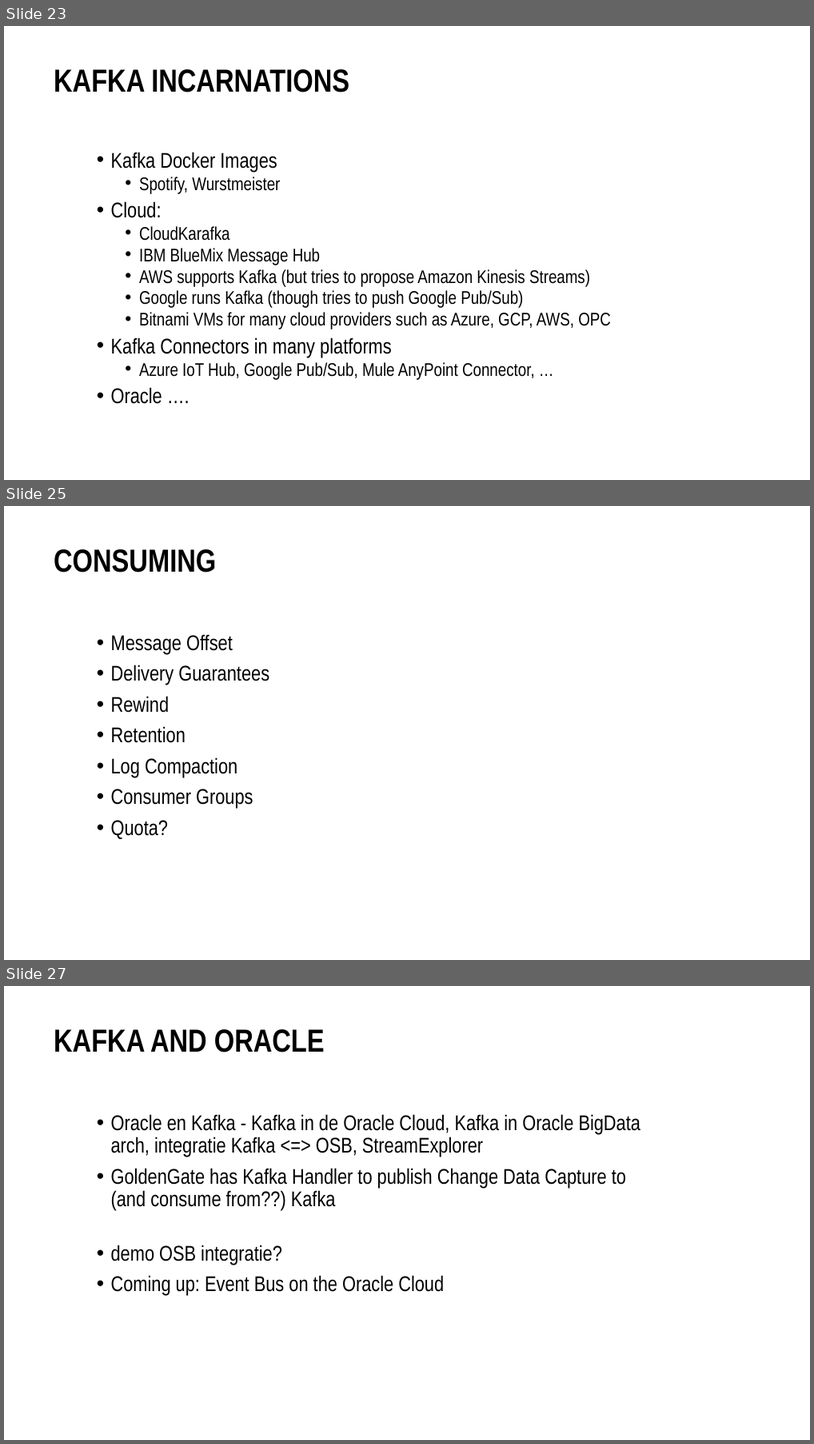
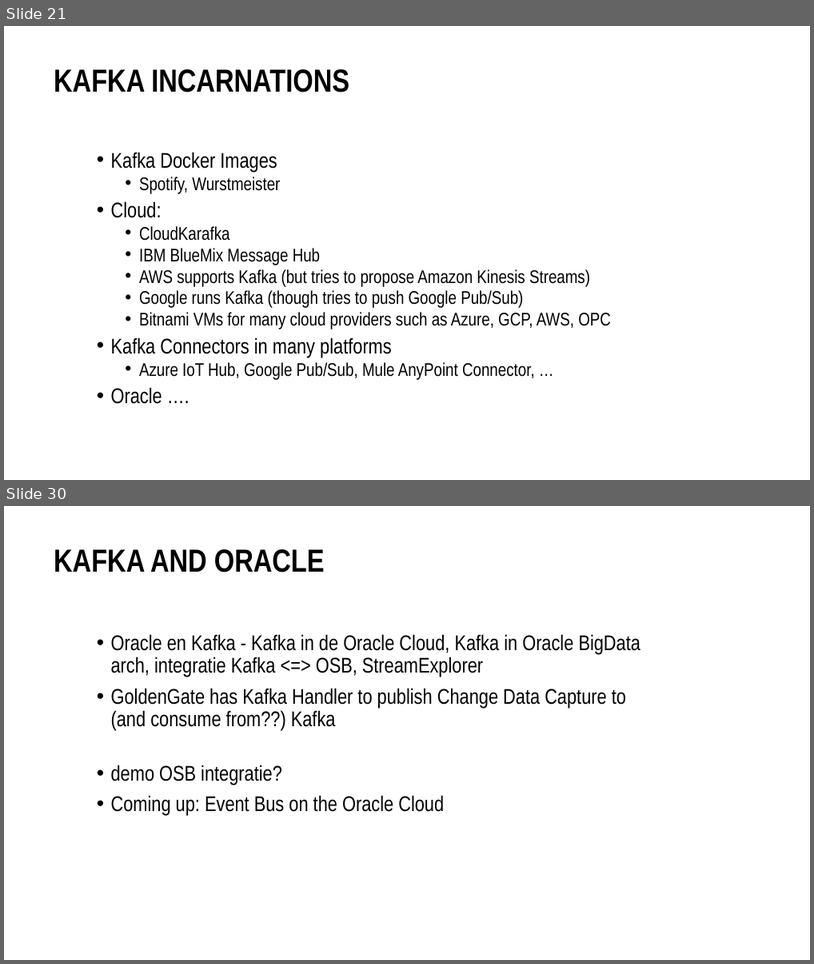
Before and after one commit to MaartenSmeets/kafka-workshop, a slide deck: Kafka_SIG_09feb2017.pptx. Shown one above the other, each under a label of ours: slides 23, 25 and 27 before the commit, slides 21 and 30 after it; the slides between them are not shown. The pictures are 814x1444 and 814x964 pixels, drawn with LibreOffice and Linux fonts; fonts in the diff are those of the drawing; background and template pictures are left out. Boxes give left, top, right and bottom in pixels: in the first picture for what was removed or moved away, otherwise in the second. Text is boxed around its words. In the diff, an @@ line names an element or a change of style, - is before the commit and + after.

Commit message:
Adding slides on under the hood details (consuming, producing, partitioning, cluster).
TODO:
ecosystem - connect, streams, confluent
some architecture

```diff
--- a/Kafka_SIG_09feb2017.pptx
+++ b/Kafka_SIG_09feb2017.pptx
@@ slide 25 removed at (4,506,810,960), background #FFFFFF @@
@@ title removed at (54,549,216,572) @@
-CONSUMING
@@ text removed at (111,634,270,839) @@
-• Message Offset
-• Delivery Guarantees
-• Rewind
-• Retention
-• Log Compaction
-• Consumer Groups
-• Quota?
@@ what was slide 23 is now slide 21 @@
@@ what was slide 27 is now slide 30 @@
```
Also in this commit, not shown: 5 slides changed, 5 slides added, 1 other slide removed.
